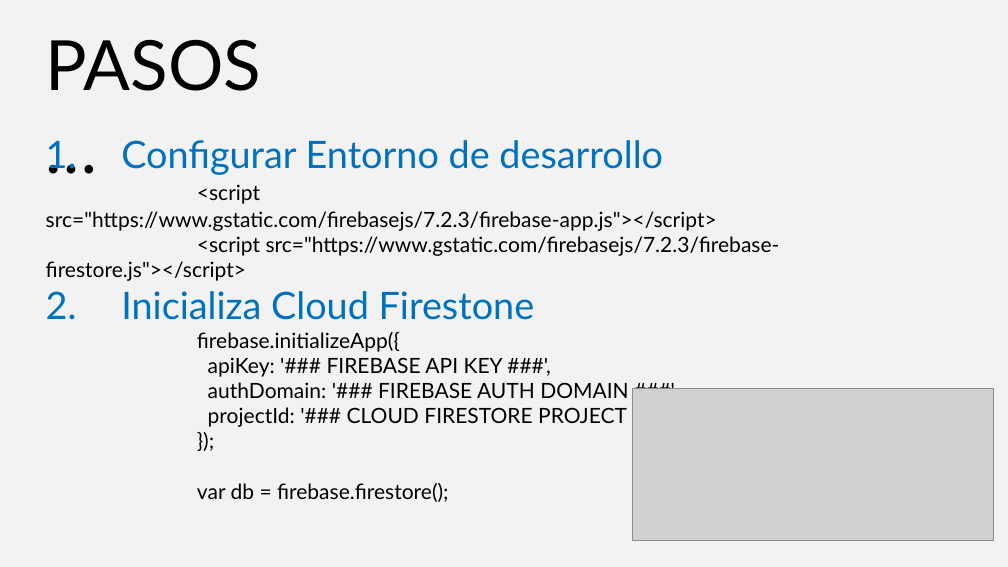
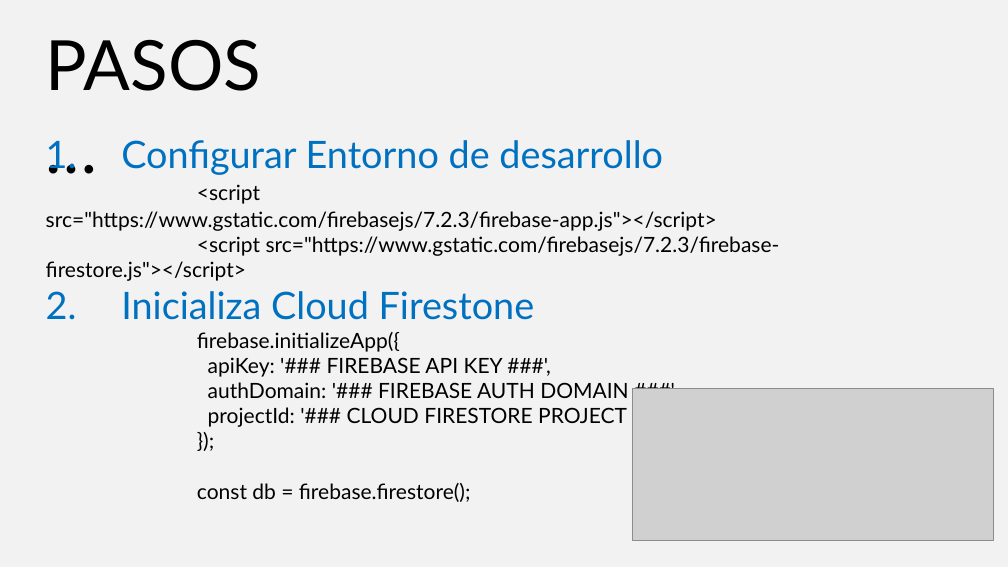
Before and after one commit to YPZ-24/Curso_Firebase, a slide deck: slide 9 of Presentaciones/Presentacion Unica.pptx. Drawn at 1008x567 pixels with LibreOffice and Linux fonts; fonts in the diff are those of the drawing; grey boxes stand for pictures. Boxes give left, top, right and bottom in pixels: in the first picture for what was removed or moved away, otherwise in the second. Text is boxed around its words. In the diff, an @@ line names an element or a change of style, - is before the commit and + after.

```diff
--- a/Presentaciones/Presentacion Unica.pptx
+++ b/Presentaciones/Presentacion Unica.pptx
@@ text at [197,483,471,502]: text changed @@
-        var db = firebase.firestore();
+        const db = firebase.firestore();
```
Also in this commit, not shown: 1 other slide changed, 3 slides added, 1 slide removed, 5 other files.
